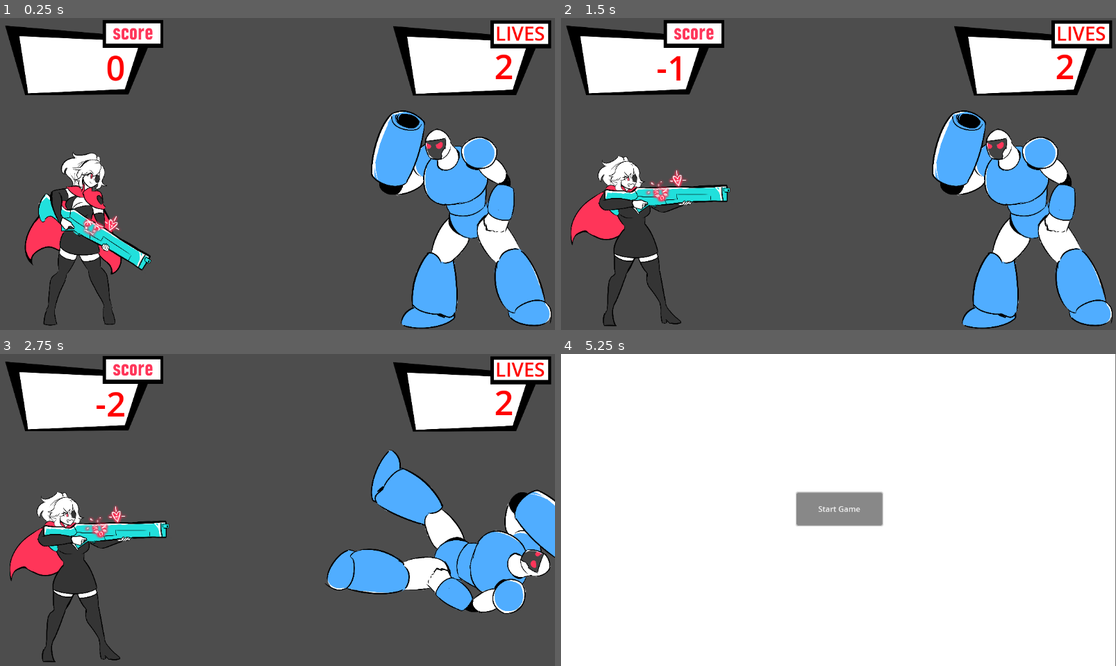
Above: before the commit, frames 1-4 (two rows, left to right).
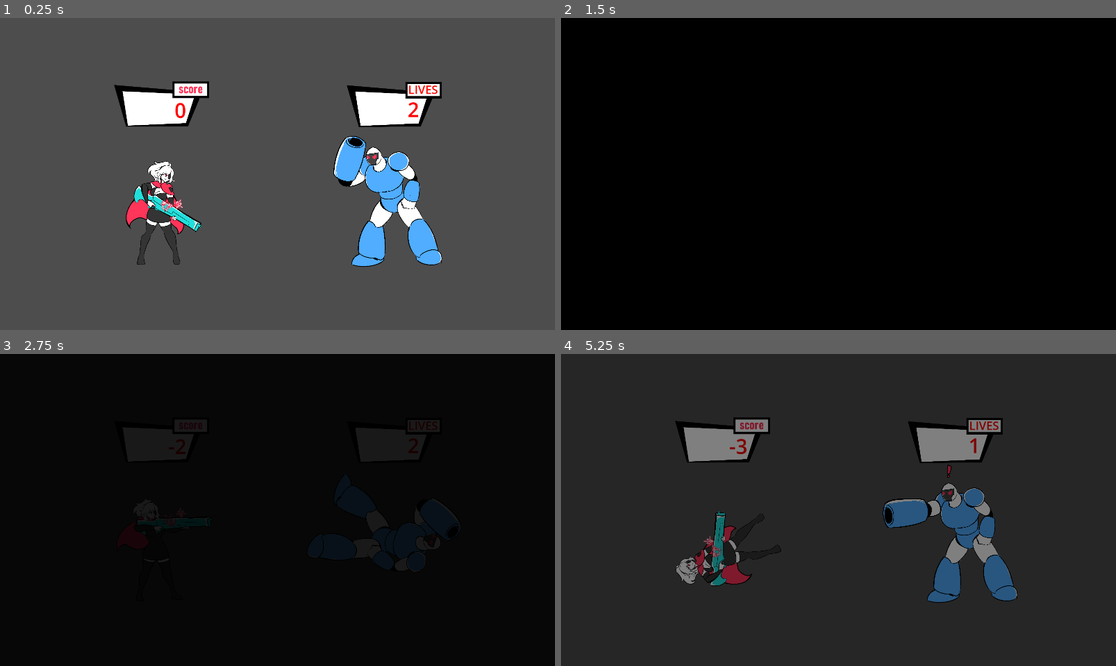
Above: after the commit, the same moments.

Repository: LaceSpades/Brackeys-2025.2
Game: Godot game, scene res://scenes/game.tscn
Same seed, same stepped clock (60 frames per second), same inputs: the game is played once before the commit and once after it. This scene is started directly instead of the project's main scene.
Inputs (mouse positions are in pixels of both pictures, inside the frame that each line leads up to):
- Up to frame 1 (0.25 s): no input
- Up to frame 2 (1.5 s): tap Enter at 0.5 s; tap Space (interact) at 0.6, 1.35 s
- Up to frame 3 (2.75 s): tap Space (interact) at 2.1 s
- Up to frame 4 (5.25 s): tap Space (interact) at 2.85 s; click (838, 510) at 3.5 s, where only the run before the commit has a clickable "Start Game"; click (838, 510) at 4.25 s, where only the run before the commit has a clickable "Start Game"; click (838, 510) at 5 s, where only the run before the commit has a clickable "Start Game"

The runs differ from the first frame. In frame 1, 33% of the frame differs, in the area x 1-100%, y 0-100%; in frame 2, 96%; in frame 3, 96%; in frame 4, 100%, in the area x 0-100%, y 0-100%.

Commit message:
Implement multi-round encounters

Diff:
--- a/project.godot
+++ b/project.godot
@@ -19,6 +19,11 @@
 
 Globals="*res://scripts/globals.gd"
 
+[display]
+
+window/size/viewport_width=1920
+window/size/viewport_height=1080
+
 [input]
 
 interact={
--- a/scenes/game.tscn
+++ b/scenes/game.tscn
@@ -1,10 +1,13 @@
-[gd_scene load_steps=10 format=3 uid="uid://vq7dgv26b7yt"]
+[gd_scene load_steps=13 format=3 uid="uid://vq7dgv26b7yt"]
 
 [ext_resource type="Script" uid="uid://egj1tfdw38n3" path="res://scripts/game_manager.gd" id="1_lnu2h"]
 [ext_resource type="PackedScene" uid="uid://dvke3s2413ele" path="res://scenes/player.tscn" id="1_uwrxv"]
+[ext_resource type="PackedScene" uid="uid://biicec4xpag0v" path="res://scenes/enemy.tscn" id="2_kvpfn"]
 [ext_resource type="Texture2D" uid="uid://dmyvqgxrrjp8g" path="res://assets/sprites/projectile.png" id="2_lbhrr"]
+[ext_resource type="PackedScene" uid="uid://dq3ypswluf2dp" path="res://scenes/red_enemy.tscn" id="3_dinhu"]
 [ext_resource type="LabelSettings" uid="uid://cuu3sarie1ety" path="res://assets/fonts/game.tres" id="5_gee14"]
 [ext_resource type="Texture2D" uid="uid://dbm5753mpgoe1" path="res://assets/sprites/score_overlay.png" id="5_iywne"]
+[ext_resource type="PackedScene" uid="uid://dk5qragwbmcig" path="res://scenes/yellow_enemy.tscn" id="5_kvuet"]
 [ext_resource type="AudioStream" uid="uid://b5a1xsqcnqn25" path="res://assets/music/game.wav" id="6_p57ef"]
 [ext_resource type="PackedScene" uid="uid://cg3o8hpbrgk6c" path="res://scenes/blue_enemy.tscn" id="6_u5sy4"]
 [ext_resource type="Texture2D" uid="uid://dnlidkyb17n16" path="res://assets/sprites/score_overlay_blank.png" id="7_u5sy4"]
@@ -15,6 +18,10 @@
 
 [node name="GameManager" type="Node"]
 script = ExtResource("1_lnu2h")
+grey_enemy = ExtResource("2_kvpfn")
+red_enemy = ExtResource("3_dinhu")
+blue_enemy = ExtResource("6_u5sy4")
+yellow_enemy = ExtResource("5_kvuet")
 
 [node name="Camera2D" type="Camera2D" parent="."]
 
@@ -26,9 +33,9 @@
 game_manager = NodePath("..")
 
 [node name="Transition" type="Sprite2D" parent="."]
-visible = false
-position = Vector2(3.5, 2)
-scale = Vector2(3.25833, 2.0679)
+z_index = 1
+position = Vector2(-3.74973, -0.499924)
+scale = Vector2(5.35972, 3.34876)
 texture = ExtResource("2_lbhrr")
 
 [node name="ScoreOverlay" type="Sprite2D" parent="."]
@@ -48,9 +55,6 @@
 [node name="AudioStreamPlayer" type="AudioStreamPlayer" parent="."]
 stream = ExtResource("6_p57ef")
 autoplay = true
-
-[node name="Enemy" parent="." instance=ExtResource("6_u5sy4")]
-position = Vector2(443, 312)
 
 [node name="ScoreOverlayBlank" type="Sprite2D" parent="."]
 position = Vector2(403, -239)
--- a/scenes/game_over.tscn
+++ b/scenes/game_over.tscn
@@ -15,24 +15,24 @@
 [node name="ColorRect" type="ColorRect" parent="."]
 layout_mode = 0
 offset_top = -5.0
-offset_right = 1151.0
-offset_bottom = 651.0
+offset_right = 1941.0
+offset_bottom = 1099.0
 
 [node name="Return To Menu" type="Button" parent="."]
 layout_mode = 0
-offset_left = 495.0
-offset_top = 339.0
-offset_right = 673.0
-offset_bottom = 407.0
+offset_left = 890.0
+offset_top = 579.0
+offset_right = 1068.0
+offset_bottom = 647.0
 text = "Return To Menu"
 script = ExtResource("1_wqhvx")
 
 [node name="Restart" type="Button" parent="."]
 layout_mode = 0
-offset_left = 494.0
-offset_top = 180.0
-offset_right = 672.0
-offset_bottom = 248.0
+offset_left = 893.0
+offset_top = 290.0
+offset_right = 1071.0
+offset_bottom = 358.0
 text = "Restart"
 script = ExtResource("2_wqhvx")
 
--- a/scenes/main_menu.tscn
+++ b/scenes/main_menu.tscn
@@ -14,15 +14,15 @@
 [node name="ColorRect" type="ColorRect" parent="."]
 layout_mode = 0
 offset_top = -5.0
-offset_right = 1151.0
-offset_bottom = 651.0
+offset_right = 1924.0
+offset_bottom = 1078.0
 
 [node name="Button" type="Button" parent="."]
 layout_mode = 0
-offset_left = 489.0
-offset_top = 288.0
-offset_right = 667.0
-offset_bottom = 356.0
+offset_left = 900.0
+offset_top = 514.0
+offset_right = 1078.0
+offset_bottom = 582.0
 text = "Start Game"
 script = ExtResource("1_l6cm7")
 
--- a/scripts/game_manager.gd
+++ b/scripts/game_manager.gd
@@ -1,13 +1,19 @@
 extends Node
 class_name GameManager
 
-@onready var enemy: Enemy = $Enemy
+@export var grey_enemy: PackedScene
+@export var red_enemy: PackedScene
+@export var blue_enemy: PackedScene
+@export var yellow_enemy: PackedScene
+
 @onready var player: Player = $Player
 @onready var transition: Sprite2D = $Transition
 @onready var round_timer: Timer = $RoundTimer
 @onready var label: Label = $Label
 @onready var label_3: Label = $Label3
 var rng = RandomNumberGenerator.new()
+var enemies: Array
+var current_enemy: Enemy
 
 func _ready() -> void:
 	Globals.reset_player_lives()
@@ -15,12 +21,22 @@
 	transition.self_modulate.a = 0
 	update_score()
 	update_lives()
-	start_round()
+	prepare_run()
+	start_encounter()
 
 func prepare_run() -> void:
 	# Setup multiple encounters in a run
 	for n in rng.randi_range(3, 6):
-		pass
+		var enemy_choice = rng.randi_range(0, 3)
+		match enemy_choice:
+			0:
+				enemies.append(grey_enemy.instantiate())
+			1:
+				enemies.append(red_enemy.instantiate())
+			2:
+				enemies.append(yellow_enemy.instantiate())
+			3:
+				enemies.append(blue_enemy.instantiate())
 
 func update_score() -> void:
 	label.text = str(Globals.score)
@@ -28,13 +44,23 @@
 func update_lives() -> void:
 	label_3.text = str(Globals.player_lives)
 
+func start_encounter() -> void:
+	current_enemy = enemies.pop_front()
+	current_enemy.global_position.x = 443.0
+	current_enemy.global_position.y = 312.0
+	add_child(current_enemy)
+
+	start_round()
+
 func start_round() -> void:
-	enemy.begin_attack()
+	current_enemy.round_reset()
+	player.round_reset()
+	current_enemy.begin_attack()
 
 func player_attacks() -> void:
 	# Check if enemy has warned
-	if not enemy.warned_player:
-		enemy.stop_timers()
+	if not current_enemy.warned_player:
+		current_enemy.stop_timers()
 
 func player_hit() -> void:
 	player.health -= 1
@@ -48,16 +74,15 @@
 
 func enemy_hit() -> void:
 	# Punish player for attacking before being warned
-	if enemy.warned_player:
+	if current_enemy.warned_player:
 		Globals.score += 1
 	else:
 		Globals.score -= 1
-	enemy.stop_timers()
+	current_enemy.stop_timers()
 
-	enemy.health -= 1
-	if enemy.health <= 0:
-		enemy.die()
-
+	current_enemy.health -= 1
+	if current_enemy.health <= 0:
+		current_enemy.die()
 	end_round()
 
 func bullet_hit() -> void:
@@ -69,12 +94,17 @@
 	round_timer.start()
 
 func end_encounter() -> void:
-	# TODO Don't immediatly reset scene
-	get_tree().call_deferred("change_scene_to_file", "res://scenes/main_menu.tscn")
+	if enemies.size() > 0:
+		current_enemy.queue_free()
+		start_encounter()
+	else:
+		get_tree().call_deferred("change_scene_to_file", "res://scenes/main_menu.tscn")
 
 func _on_round_timer_timeout() -> void:
+	transition.self_modulate.a = 0
+
 	# Enemy is dead the fight is over
-	if enemy.health <= 0:
+	if current_enemy.health <= 0:
 		end_encounter()
 	elif player.health <= 0:
 		if Globals.player_lives <= 0:
@@ -85,7 +115,3 @@
 	else:
 		# Prepare new round
 		start_round()
-
-	player.round_reset()
-	enemy.round_reset()
-	transition.self_modulate.a = 0
